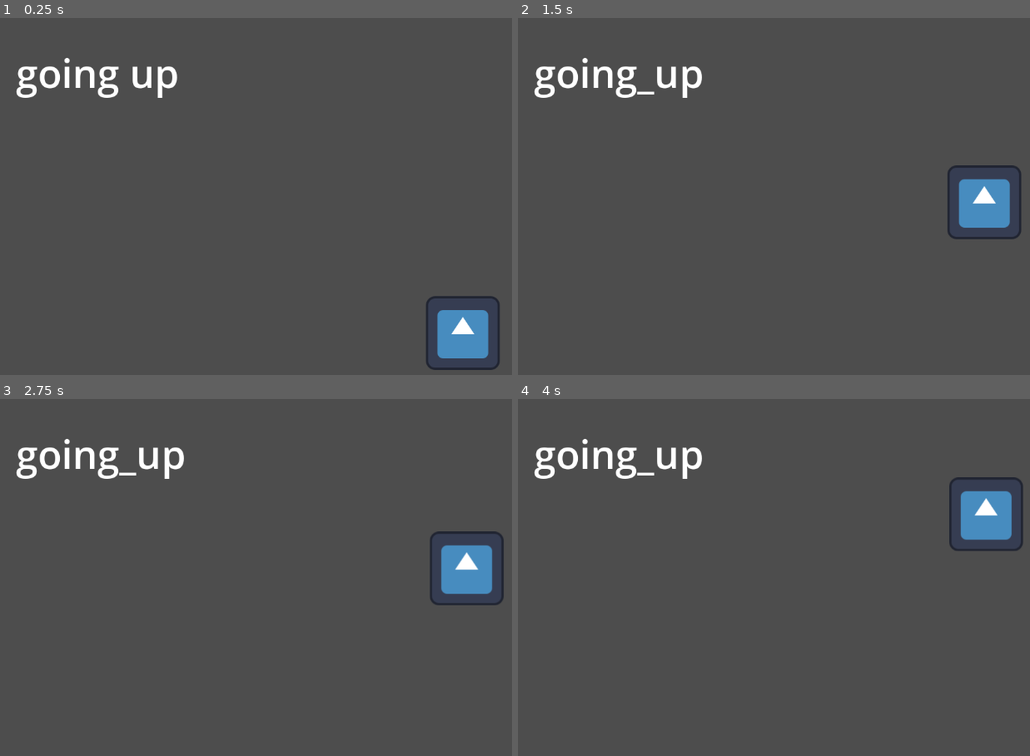
Above: before the commit, frames 1-4 (two rows, left to right).
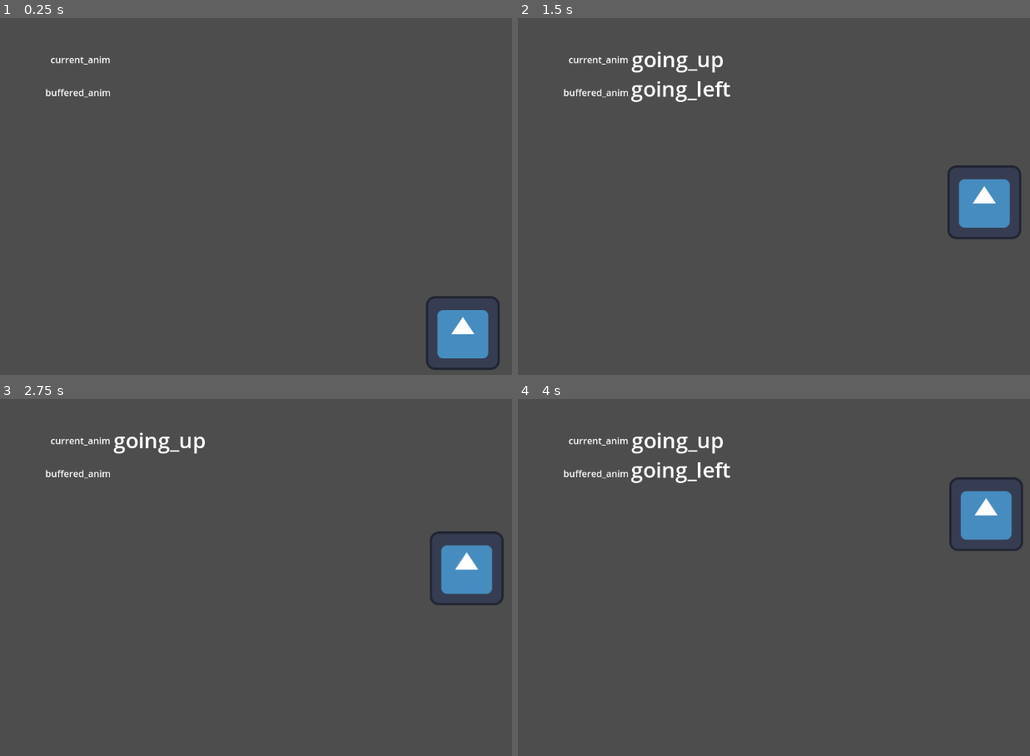
Above: after the commit, the same moments.

Repository: irmozius/repeat-anim-glitch
Game: Godot game, scene res://anim_rep_test.tscn
Same seed, same stepped clock (60 frames per second), same inputs: the game is played once before the commit and once after it. The engine's default icon, where the game draws it, is replaced by a stand-in: a white triangle on a blue panel in a dark square.
Inputs:
- Up to frame 1 (0.25 s): no input
- Up to frame 2 (1.5 s): tap Enter at 0.5 s; hold Up (ui_up) 0.53-1.28 s; hold Left (ui_left) from 1.28 s (still down)
- Up to frame 3 (2.75 s): release Left (ui_left) at 2.03 s; hold Up (ui_up) from 2.03 s (still down)
- Up to frame 4 (4 s): release Up (ui_up) at 3.53 s; hold Left (ui_left) from 3.53 s (still down)

The runs differ from the first frame. In frame 1, 1.3% of the frame differs, in the area x 3-35%, y 10-23%; in frame 2, 2.0%, in the area x 3-42%, y 9-24%; in frame 3, 1.7%; in frame 4, 2.0%.

Commit message:
revised labels

Diff:
--- a/anim_rep_test.gd
+++ b/anim_rep_test.gd
@@ -3,6 +3,7 @@
 @onready var sp = $sp
 @onready var anim = $AnimationPlayer
 @onready var anim_name = $anim_name
+@onready var buf_name = $buf_name
 
 var current_anim : String
 var anim_buffer : String
@@ -29,9 +30,11 @@
 	anim.play(nm)
 	anim_active = true
 	await anim.animation_finished
+#	anim_name.text = ""
 	if anim_buffer != "":
 		change_anim(anim_buffer)
 		anim_buffer = ""
+		buf_name.text = ""
 	else:
 		anim_active = false
 		if nm == "idle":
@@ -40,3 +43,4 @@
 
 func buffer_anim(nm):
 	anim_buffer = nm
+	buf_name.text = nm
--- a/anim_rep_test.tscn
+++ b/anim_rep_test.tscn
@@ -74,7 +74,7 @@
 }
 
 [sub_resource type="LabelSettings" id="LabelSettings_ilnaj"]
-font_size = 68
+font_size = 37
 
 [node name="anim_rep_test" type="Control"]
 layout_mode = 3
@@ -97,9 +97,32 @@
 
 [node name="anim_name" type="Label" parent="."]
 layout_mode = 0
-offset_left = 117.0
-offset_top = 73.0
-offset_right = 400.0
-offset_bottom = 169.0
-text = "going up"
+offset_left = 286.0
+offset_top = 70.0
+offset_right = 603.0
+offset_bottom = 127.0
 label_settings = SubResource("LabelSettings_ilnaj")
+
+[node name="buf_name" type="Label" parent="."]
+layout_mode = 0
+offset_left = 285.0
+offset_top = 121.0
+offset_right = 602.0
+offset_bottom = 178.0
+label_settings = SubResource("LabelSettings_ilnaj")
+
+[node name="cur_anim" type="Label" parent="."]
+layout_mode = 0
+offset_left = 177.0
+offset_top = 85.0
+offset_right = 281.0
+offset_bottom = 111.0
+text = "current_anim"
+
+[node name="buf_anim" type="Label" parent="."]
+layout_mode = 0
+offset_left = 168.0
+offset_top = 142.0
+offset_right = 291.0
+offset_bottom = 168.0
+text = "buffered_anim"
